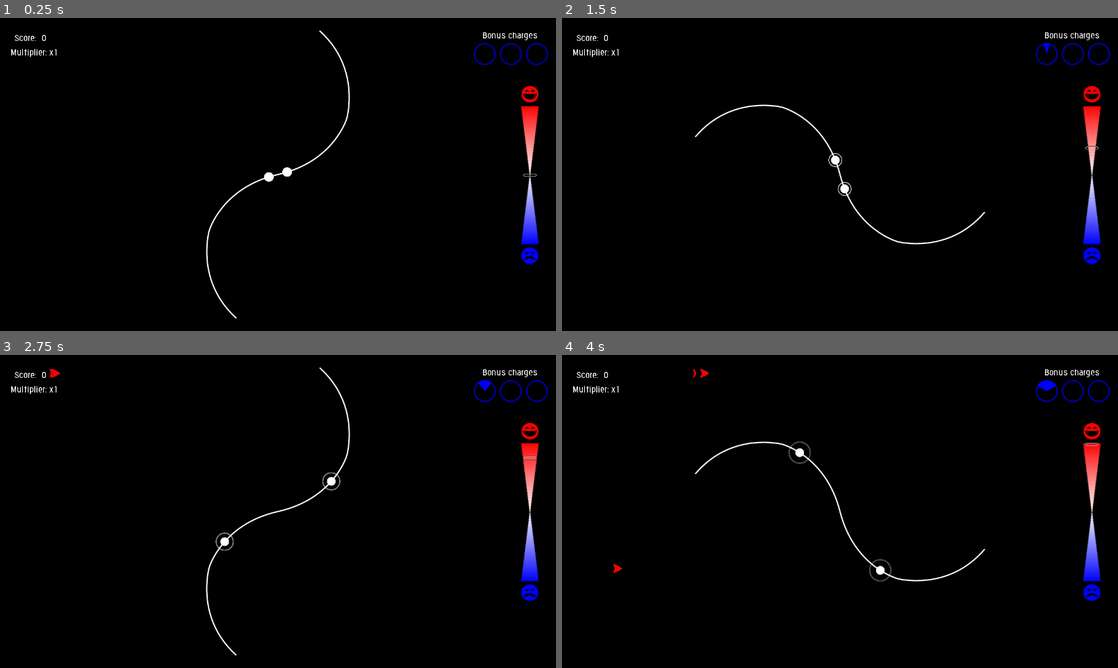
Above: before the commit, frames 1-4 (two rows, left to right).
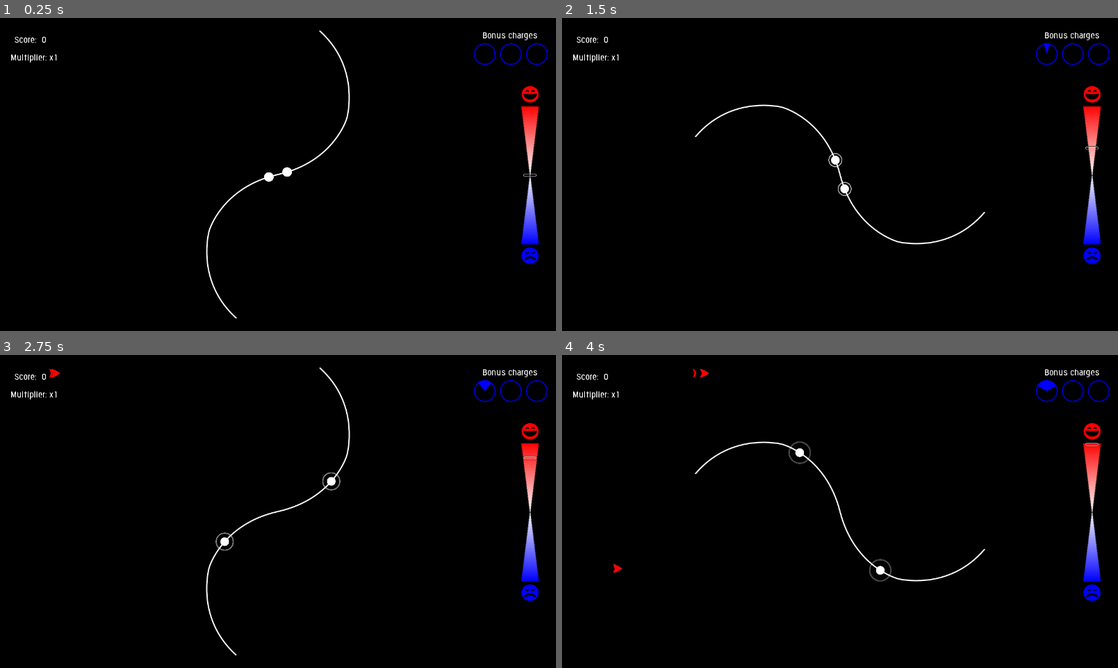
Above: after the commit, the same moments.

Repository: Aramatis/HRM-Game
Game: Godot game, scene res://scenes/levels/inward_outward/inward_outward.tscn
Two runs of this game, one before a commit and one after it. Both use one fixed random seed, a clock stepped at 60 frames per second and the inputs below. This scene is started directly instead of the project's main scene.
Inputs (mouse positions are in pixels of both pictures, inside the frame that each line leads up to):
- Up to frame 1 (0.25 s): no input
- Up to frame 2 (1.5 s): move the mouse to (867, 174) at 0.52 s; hold W (apply_bonus) 0.53-1.28 s; hold D (valence_up) from 0.53 s (still down); tap Space (main_action) at 0.8, 1.35 s; move the mouse to (812, 174) at 1.27 s
- Up to frame 3 (2.75 s): keep holding D (valence_up); tap S (secondary_action) at 1.55 s; move the mouse to (289, 505) at 2.02 s; hold S (secondary_action) from 2.03 s (still down); tap W (apply_bonus) at 2.3 s
- Up to frame 4 (4 s): keep holding D (valence_up); move the mouse to (834, 517) at 2.77 s; release S (secondary_action) at 2.78 s; tap W (apply_bonus) at 2.85 s; tap Space (main_action) at 3.05 s; move the mouse to (878, 514) at 3.52 s; hold Space (main_action) from 3.53 s (still down); tap S (secondary_action) at 3.8 s

The runs differ from the first frame. In frame 1, 0.4% of the frame differs, in the area x 2-97%, y 5-79%; in frame 2, 0.4%; in frame 3, 0.4%; in frame 4, 0.4%.
Error in both runs: Assertion failed. (res://scripts/autoload/settings.gd:40)

Commit message:
Multiple GUI changes

Diff:
--- a/project.godot
+++ b/project.godot
@@ -29,7 +29,7 @@
 "language": "GDScript",
 "path": "res://scripts/levels/base_level/level_controller.gd"
 }, {
-"base": "Reference",
+"base": "Control",
 "class": "LevelGui",
 "language": "GDScript",
 "path": "res://scripts/levels/level_gui/level_gui.gd"
--- a/scenes/gui/scan_gui.tscn
+++ b/scenes/gui/scan_gui.tscn
@@ -5,9 +5,6 @@
 [ext_resource path="res://art/textures/gui/progress/circ_progress.png" type="Texture" id=3]
 [ext_resource path="res://scripts/gui/MainMenu/scan_gui.gd" type="Script" id=4]
 [ext_resource path="res://assets/theme/game_theme.tres" type="Theme" id=5]
-
-
-
 
 [node name="ScanGui" type="VBoxContainer"]
 margin_left = 100.0
@@ -24,7 +21,7 @@
 }
 clock_scan_message = "Scan progress"
 clock_waiting_message = "Waiting for server"
-done_subtitle = "Select your device from the ones below or start a new scan"
+done_subtitle = "Click your device to start the game or start a new scan"
 done_title = "Scan finished"
 progress_subtitle = "Please wait until the scan ends to select your device"
 progress_title = "Scan in progress"
--- a/scenes/levels/base_level.tscn
+++ b/scenes/levels/base_level.tscn
@@ -25,6 +25,7 @@
 script = ExtResource( 2 )
 
 [node name="LevelGui" parent="." instance=ExtResource( 8 )]
+slider_location = 1
 
 [node name="EndTimer" type="Timer" parent="."]
 pause_mode = 1
--- a/scenes/levels/inward_outward/inward_outward.tscn
+++ b/scenes/levels/inward_outward/inward_outward.tscn
@@ -19,3 +19,9 @@
 script = ExtResource( 4 )
 
 [node name="SpawnerSystem" parent="World/EnemyController" index="0" instance=ExtResource( 6 )]
+
+[node name="LevelGui" parent="." index="1"]
+margin_left = 0.400002
+margin_top = 0.200001
+margin_right = 0.400024
+margin_bottom = 0.200012
--- a/scenes/levels/level_gui/level_gui.tscn
+++ b/scenes/levels/level_gui/level_gui.tscn
@@ -17,6 +17,7 @@
 __meta__ = {
 "_edit_use_anchors_": false
 }
+slider_location = 3
 
 [node name="ScorePanel" parent="." instance=ExtResource( 5 )]
 margin_right = -3.05176e-05
--- a/scenes/levels/level_gui/score_panel.tscn
+++ b/scenes/levels/level_gui/score_panel.tscn
@@ -6,7 +6,7 @@
 [node name="ScorePanel" type="Control"]
 pause_mode = 1
 anchor_right = 0.125
-anchor_bottom = 0.1
+anchor_bottom = 0.125
 rect_min_size = Vector2( 160, 42 )
 mouse_filter = 2
 size_flags_horizontal = 0
--- a/scenes/main_menu.tscn
+++ b/scenes/main_menu.tscn
@@ -90,10 +90,10 @@
 [node name="Content" type="CenterContainer" parent="GUI/Menu/Separator"]
 anchor_right = 1.0
 anchor_bottom = 1.0
-margin_left = 20.0
-margin_top = 20.0
-margin_right = -20.0
-margin_bottom = -20.0
+margin_left = 24.0
+margin_top = 23.0
+margin_right = -16.0
+margin_bottom = -17.0
 rect_min_size = Vector2( 1000, 200 )
 rect_scale = Vector2( 1, 0.993854 )
 rect_clip_content = true
@@ -115,14 +115,14 @@
 [node name="Scan" type="Button" parent="GUI/Menu/MenuOptions" groups=[
 "buttons",
 ]]
-margin_left = 450.0
-margin_right = 590.0
+margin_left = 438.0
+margin_right = 602.0
 margin_bottom = 41.0
 rect_min_size = Vector2( 140, 0 )
 size_flags_horizontal = 4
 size_flags_vertical = 3
 size_flags_stretch_ratio = 95.68
-text = "Select MiBand"
+text = "Select your MiBand"
 script = ExtResource( 3 )
 
 [node name="Start" type="Button" parent="GUI/Menu/MenuOptions" groups=[
--- a/scripts/levels/base_level/level_controller.gd
+++ b/scripts/levels/base_level/level_controller.gd
@@ -4,6 +4,8 @@
 # * Signals
 signal level_started
 signal level_finished
+
+enum Actions { DIFF_UP, DIFF_DOWN, NONE }
 
 # * Variables
 
@@ -14,6 +16,7 @@
 	Target Difficulty: {4}
 	Heart Rate at {1}: {5}
 	Target Heart Rate: {6}"""
+
 # Name of the level
 export (String) var level_name := "base"
 # Total playtime of the level in seconds
@@ -29,8 +32,6 @@
 # Target heart rate for the level to achieve at its end, as fraction of the
 # initial heart rate
 export (float) var hr_variance_target := 1.2
-
-enum Actions { DIFF_UP, DIFF_DOWN, NONE }
 var current_valence: float
 var current_difficulty: float
 var level_gui: LevelGui
@@ -76,6 +77,18 @@
 	Input.set_mouse_mode(Input.MOUSE_MODE_CAPTURED)
 
 
+# Called when an input is given by the user
+func _unhandled_input(event) -> void:
+	if event.is_action_pressed("main_action"):
+		_on_main_pressed()
+	elif event.is_action_pressed("secondary_action"):
+		_on_secondary_pressed()
+	elif event.is_action_pressed("apply_bonus"):
+		_on_bonus_pressed()
+	elif event.is_action_pressed("ui_cancel"):
+		_on_pause_pressed()
+
+
 # Sets the initial values to start the level
 func set_start(dict: Dictionary) -> void:
 	base_valence = dict["current_val"]
@@ -121,20 +134,6 @@
 	}
 
 
-# Adjust the difficulty on a valence change
-func _update_valence(up: bool) -> void:
-	var adjust = -1.0
-	if up:
-		adjust = 1.0
-	match _prev_action:
-		Actions.DIFF_UP:
-			_valence_difficulty_effect += 0.1 * adjust
-		Actions.DIFF_DOWN:
-			_valence_difficulty_effect -= 0.1 * adjust
-		_:
-			pass
-
-
 # Adjusts the hr parameters and notifies controllers of hr progress if necessary
 func update_hr(tick: int) -> void:
 	_heart_rates.append(tick * 1.0)
@@ -146,26 +145,6 @@
 		var avg = _real_array_avg(_heart_rates)
 		_hr_target_progress = (avg - _base_hr) / _hr_difference_target
 		get_tree().call_group("controllers", "hr_changed", _hr_target_progress)
-
-
-# Returns the average of an array of real numbers
-func _real_array_avg(array: Array) -> float:
-	var avg = -1.0
-	if not array.empty():
-		for val in array:
-			avg += val
-		avg /= array.size()
-	return avg
-
-
-# HRM error handler
-func _handle_hrm_error(_err: int) -> void:
-	pass
-
-
-# HRM ready signal handler
-func _ignore_hrm_ready() -> void:
-	pass
 
 
 # Adjusts the level difficulty according to a timer
@@ -181,6 +160,41 @@
 	get_tree().call_group(
 		"controllers", "difficulty_updated", current_difficulty
 	)
+	_full_entry("diff change, %.3f remaining" % _end_timer.get_time_left())
+
+
+# Adjust the difficulty on a valence change
+func _update_valence(up: bool) -> void:
+	var adjust = -1.0
+	if up:
+		adjust = 1.0
+	match _prev_action:
+		Actions.DIFF_UP:
+			_valence_difficulty_effect += 0.1 * adjust
+		Actions.DIFF_DOWN:
+			_valence_difficulty_effect -= 0.1 * adjust
+		_:
+			pass
+
+
+# Returns the average of an array of real numbers
+func _real_array_avg(array: Array) -> float:
+	var avg = -1.0
+	if not array.empty():
+		for val in array:
+			avg += val
+		avg /= array.size()
+	return avg
+
+
+# HRM error handler
+func _handle_hrm_error(_err: int) -> void:
+	pass
+
+
+# HRM ready signal handler
+func _ignore_hrm_ready() -> void:
+	pass
 
 
 # Logs an entry with all relevant values at the given moment
@@ -234,15 +248,3 @@
 		level_gui.show_pause()
 		get_tree().paused = true
 		_paused = true
-
-
-# Called when an input is given by the user
-func _unhandled_input(event) -> void:
-	if event.is_action_pressed("main_action"):
-		_on_main_pressed()
-	elif event.is_action_pressed("secondary_action"):
-		_on_secondary_pressed()
-	elif event.is_action_pressed("apply_bonus"):
-		_on_bonus_pressed()
-	elif event.is_action_pressed("ui_cancel"):
-		_on_pause_pressed()
